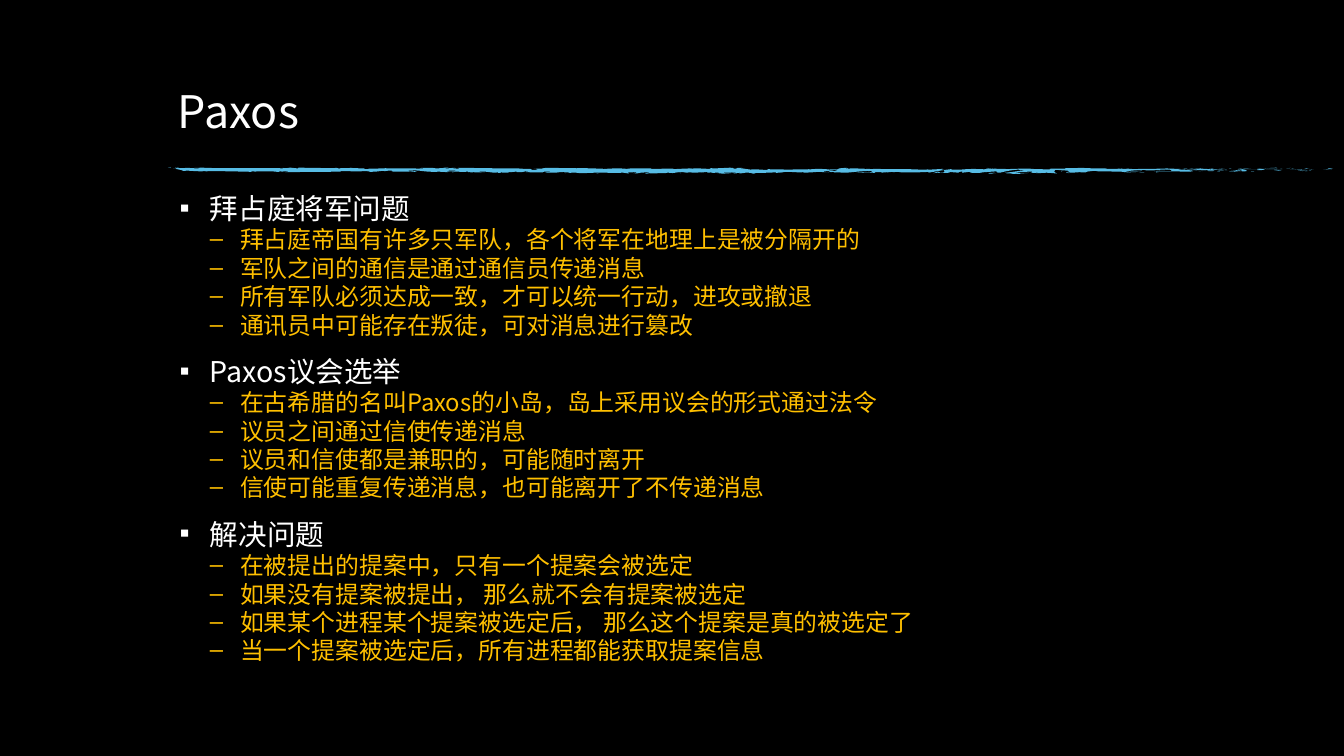
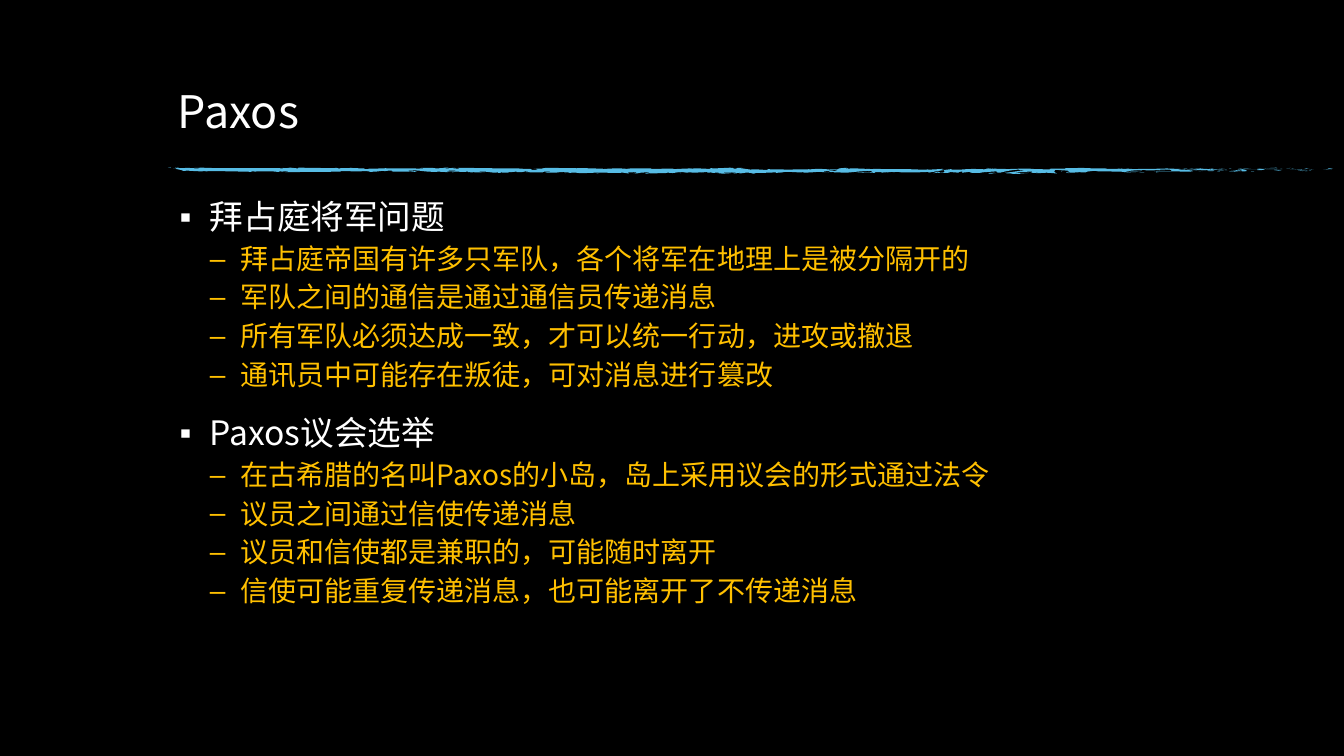
Before and after one commit to edwin1215/edwin, a slide deck: slide 13 of 分布式一致性原理.pptx. Drawn at 1344x756 pixels with LibreOffice and Linux fonts; fonts in the diff are those of the drawing; background and template pictures are left out. Boxes give left, top, right and bottom in pixels: in the first picture for what was removed or moved away, otherwise in the second. Text is boxed around its words. In the diff, an @@ line names an element or a change of style, - is before the commit and + after.

Commit message:
123

```diff
--- a/分布式一致性原理.pptx
+++ b/分布式一致性原理.pptx
@@ text "拜占庭将军问题" at [210,200,989,604]: size 20.4 to 24 pt in "拜占庭将军问题", "Paxos议会选举"; size 17 to 20 pt; line spacing 0.7 to 0.9 @@
@@ text at [210,521,913,662]: paragraphs removed @@
-▪ 解决问题
-  – 在被提出的提案中，只有一个提案会被选定
-  – 如果没有提案被提出， 那么就不会有提案被选定
-  – 如果某个进程某个提案被选定后， 那么这个提案是真的被选定了
-  – 当一个提案被选定后，所有进程都能获取提案信息
```
Also in this commit, not shown: 2 other slides changed, 1 slide added.
